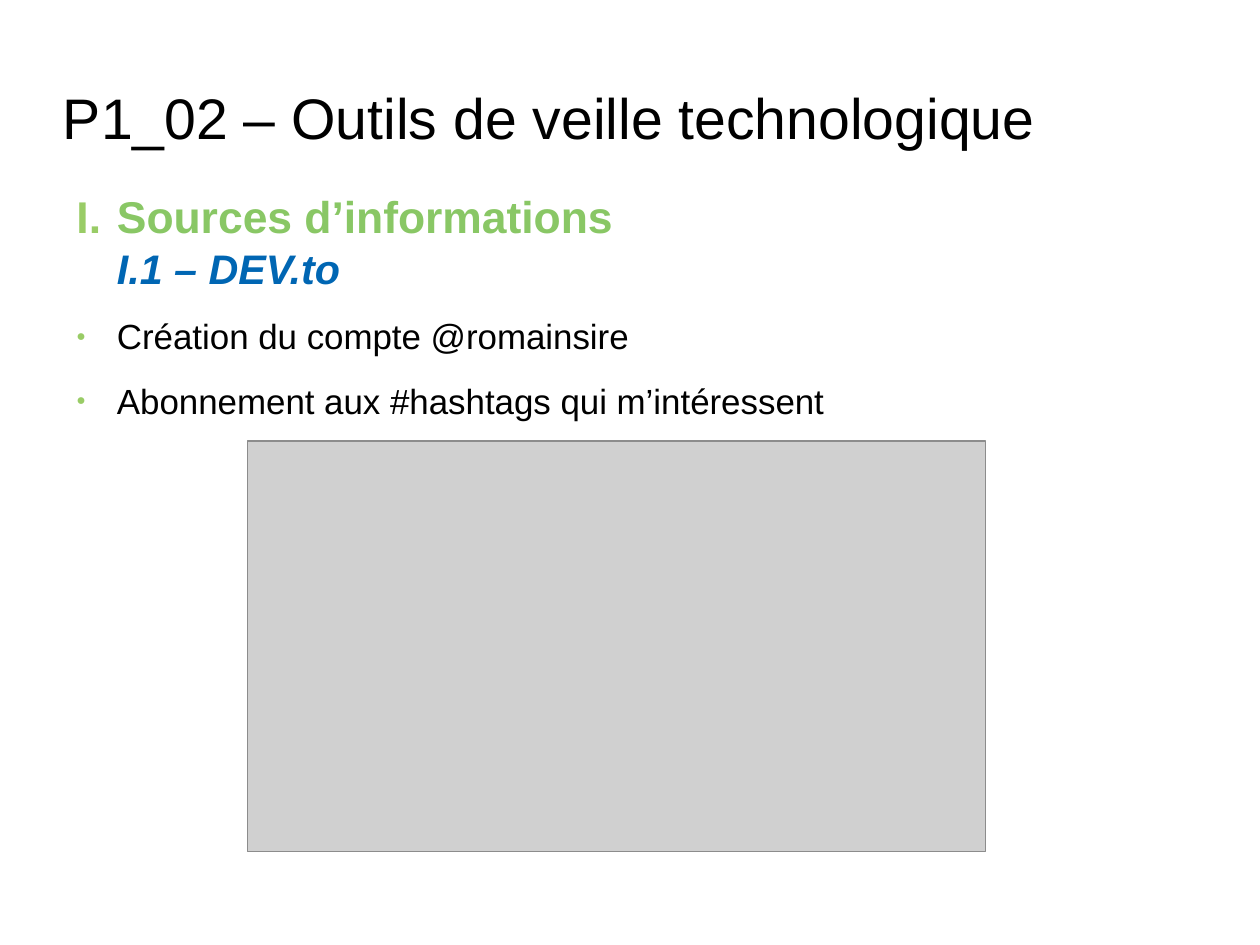
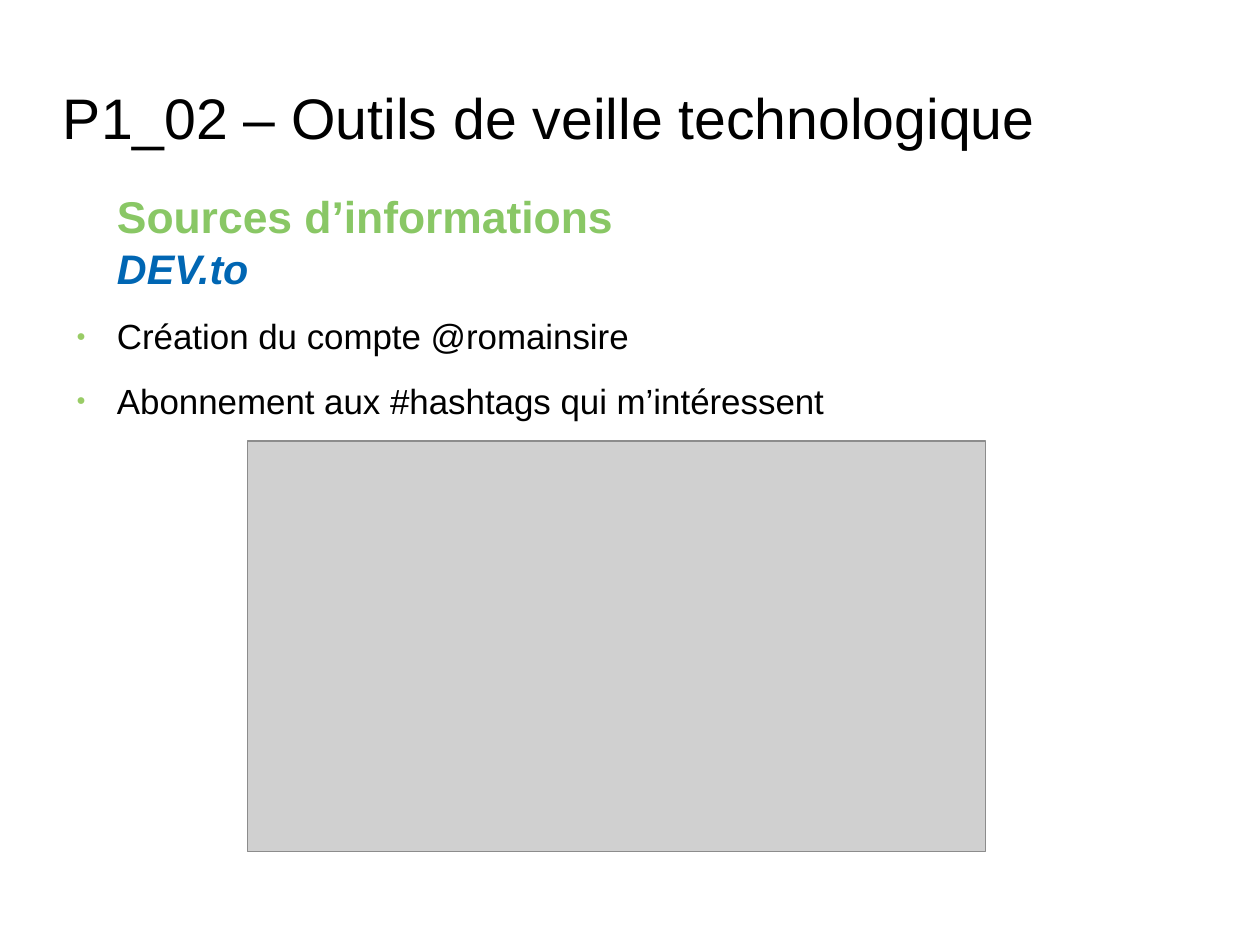
Before and after one commit to RomainSire/OC-P1-Quotidien-Dev-Web, a slide deck: slide 11 of P1_00_Présentation.odp (slide 10 before the commit). Drawn at 1260x945 pixels with LibreOffice and Linux fonts; fonts in the diff are those of the drawing; grey boxes stand for pictures; background and template pictures are left out. Boxes give left, top, right and bottom in pixels: in the first picture for what was removed or moved away, otherwise in the second. Text is boxed around its words. In the diff, an @@ line names an element or a change of style, - is before the commit and + after.

```diff
--- a/P1_00_Présentation.odp
+++ b/P1_00_Présentation.odp
@@ text "Sources d’informations" at bbox=[117, 201, 612, 234]: bullet I. to none @@
@@ text at bbox=[117, 255, 248, 285]: text changed @@
-I.1 – DEV.to
+DEV.to
```
Also in this commit, not shown: 8 other slides changed, 1 slide added.
